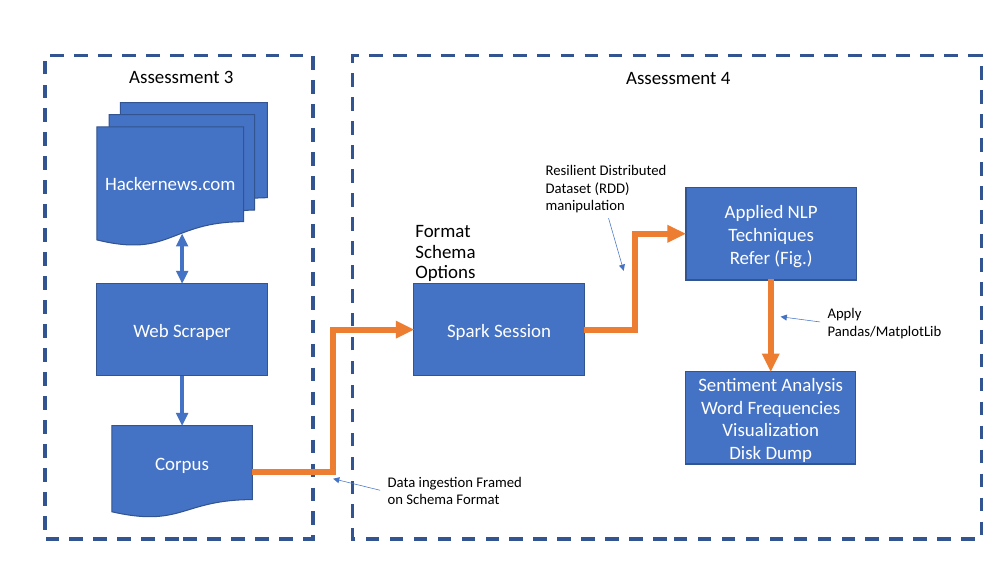
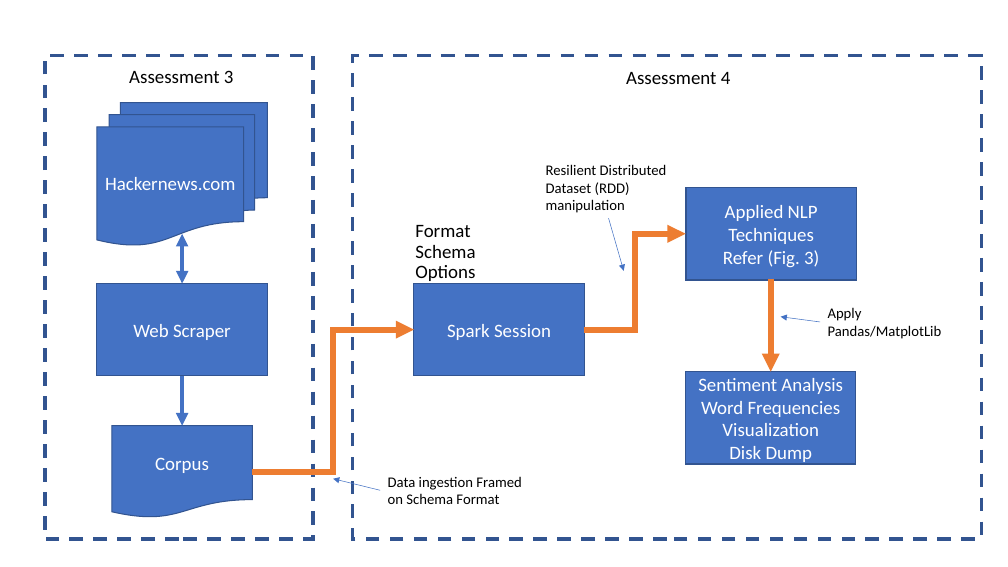
Before and after one commit to hendrikdreyer/MA5851-Data-Science-Master-Class-I, a slide deck: slide 1 of docs/Advanced Spark Ingestion and Processing Line.pptx. Drawn at 1008x567 pixels with LibreOffice and Linux fonts; fonts in the diff are those of the drawing. Boxes give left, top, right and bottom in pixels: in the first picture for what was removed or moved away, otherwise in the second. Text is boxed around its words. In the diff, an @@ line names an element or a change of style, - is before the commit and + after.

```diff
--- a/docs/Advanced Spark Ingestion and Processing Line.pptx
+++ b/docs/Advanced Spark Ingestion and Processing Line.pptx
@@ text in rectangle at <box>723,250,819,267</box>: text changed @@
-Refer (Fig.)
+Refer (Fig. 3)
```
Also in this commit, not shown: 9 other files.
